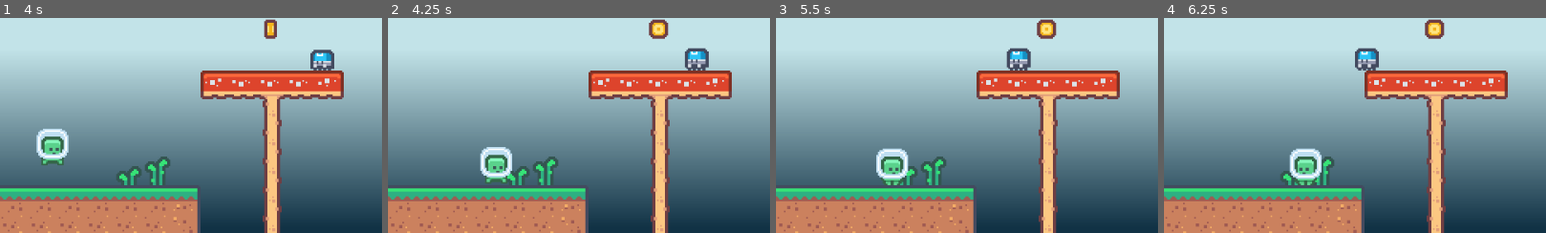
Above: before the commit, frames 1-4 (left to right).
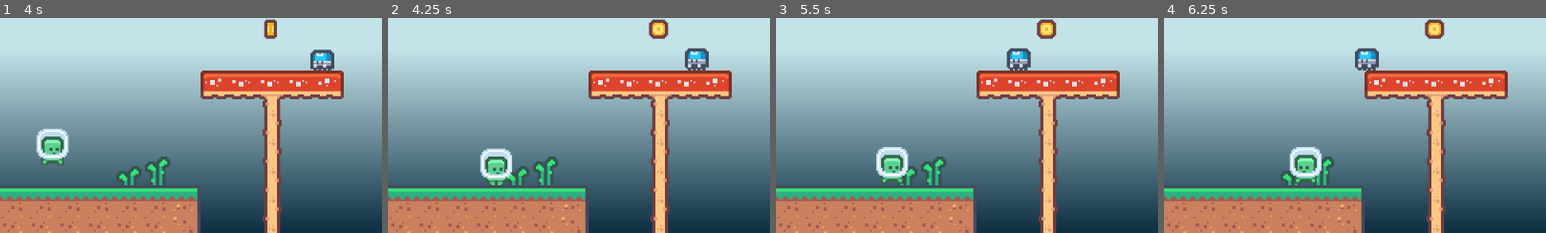
Above: after the commit, the same moments.

Repository: Aero48/N232-Project-2
Game: Godot game, scene res://levels/level_3.tscn
Two runs of this game, one before a commit and one after it. Both use one fixed random seed, a clock stepped at 60 frames per second and the inputs below. This scene is started directly instead of the project's main scene.
Inputs:
- Up to frame 1 (4 s): hold Space (jump) 0.53-1.28 s; hold Right (right) 0.53-2.03 s; tap Space (jump) at 1.35, 1.52, 1.82, 2.85, 3.02, 3.32 s; hold Left (left) 2.03-2.78 s; hold Space (jump) 2.03-2.78 s; hold Right (right) from 2.78 s (still down); hold Space (jump) from 3.53 s (still down)
- Up to frame 2 (4.25 s): keep holding Right (right); keep holding Space (jump)
- Up to frame 3 (5.5 s): release Right (right) at 4.28 s; release Space (jump) at 4.28 s; hold Left (left) 4.28-5.03 s; tap Space (jump) at 4.35, 4.52, 4.82 s; hold Right (right) from 5.03 s (still down); hold Space (jump) from 5.03 s (still down)
- Up to frame 4 (6.25 s): release Right (right) at 5.78 s; release Space (jump) at 5.78 s; hold Left (left) from 5.78 s (still down); tap Space (jump) at 5.85, 6.02 s
The pictures show only the part of the screen within x 0-50%, y 41-91%; the shares and areas given below are measured in that part.

Frame 1 is identical in both runs. In frame 2, 0.8% of the frame differs, in the area x 24-33%, y 60-78%; in frame 3, 0.8%; in frame 4, 0.7%.

Commit message:
animation speed changes depending on player speed

Diff:
--- a/game_objects/player.tscn
+++ b/game_objects/player.tscn
@@ -36,18 +36,18 @@
 }],
 "loop": true,
 "name": &"jump",
-"speed": 5.0
+"speed": 10.0
 }, {
 "frames": [{
 "duration": 1.0,
-"texture": ExtResource("4_h4h80")
+"texture": ExtResource("2_l2p7a")
 }, {
 "duration": 1.0,
-"texture": ExtResource("2_l2p7a")
+"texture": ExtResource("4_h4h80")
 }],
 "loop": true,
 "name": &"walk",
-"speed": 5.0
+"speed": 10.0
 }]
 
 [node name="Player" type="CharacterBody2D" node_paths=PackedStringArray("jumpTimer", "sprite", "jumpSound", "slideSound", "squashSound", "hitSound", "boingSound") groups=["player"]]
@@ -83,8 +83,7 @@
 [node name="AnimatedSprite2D" type="AnimatedSprite2D" parent="."]
 position = Vector2(0, -2.08)
 sprite_frames = SubResource("SpriteFrames_ph7hl")
-animation = &"jump"
-frame_progress = 0.148685
+animation = &"walk"
 
 [node name="JumpSound" type="AudioStreamPlayer" parent="."]
 stream = ExtResource("5_5a1hu")
--- a/scripts/player.gd
+++ b/scripts/player.gd
@@ -114,6 +114,8 @@
 
 	# Play certain animations depending on the scenario
 	if is_on_floor() and velocity.x != 0:
+		print(velocity.x)
+		sprite.speed_scale = abs(velocity.x) / SPEED
 		sprite.animation = "walk"
 	elif is_on_floor() and velocity.x == 0:
 		sprite.animation = "idle"
@@ -138,4 +140,3 @@
 
 func _ready():
 	sprite.play()
-	sprite.speed_scale = 2
